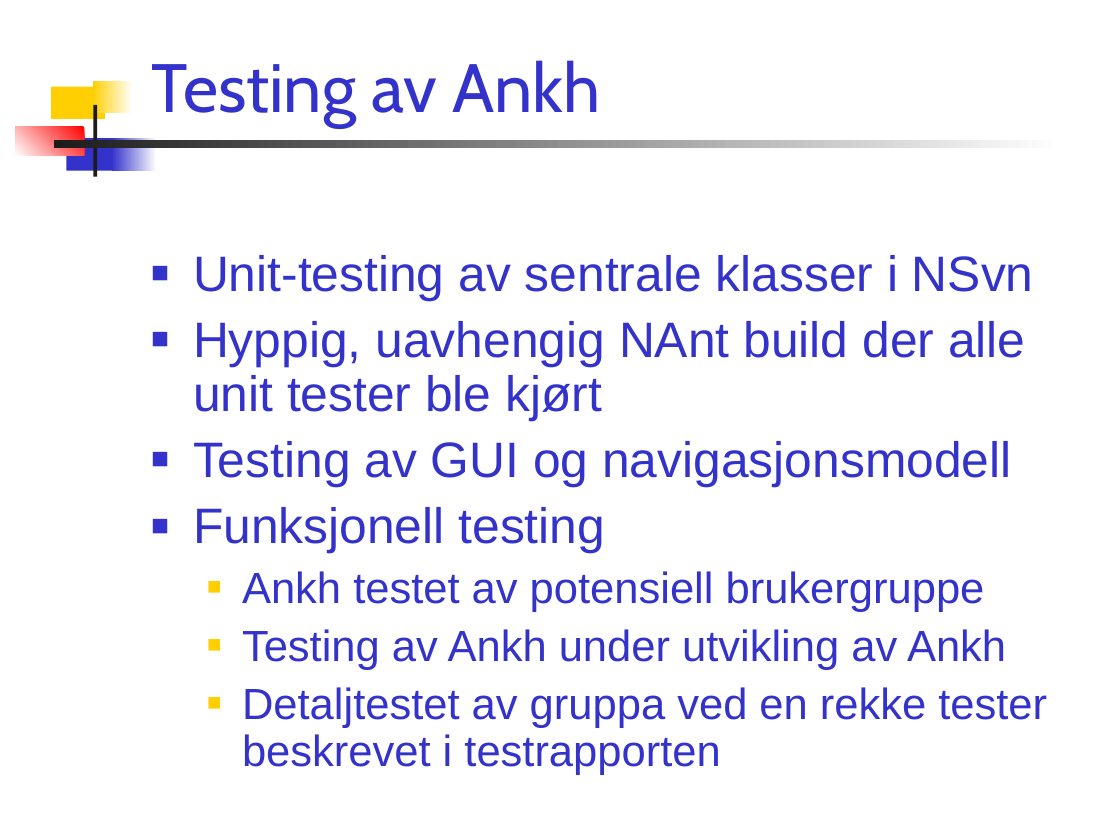
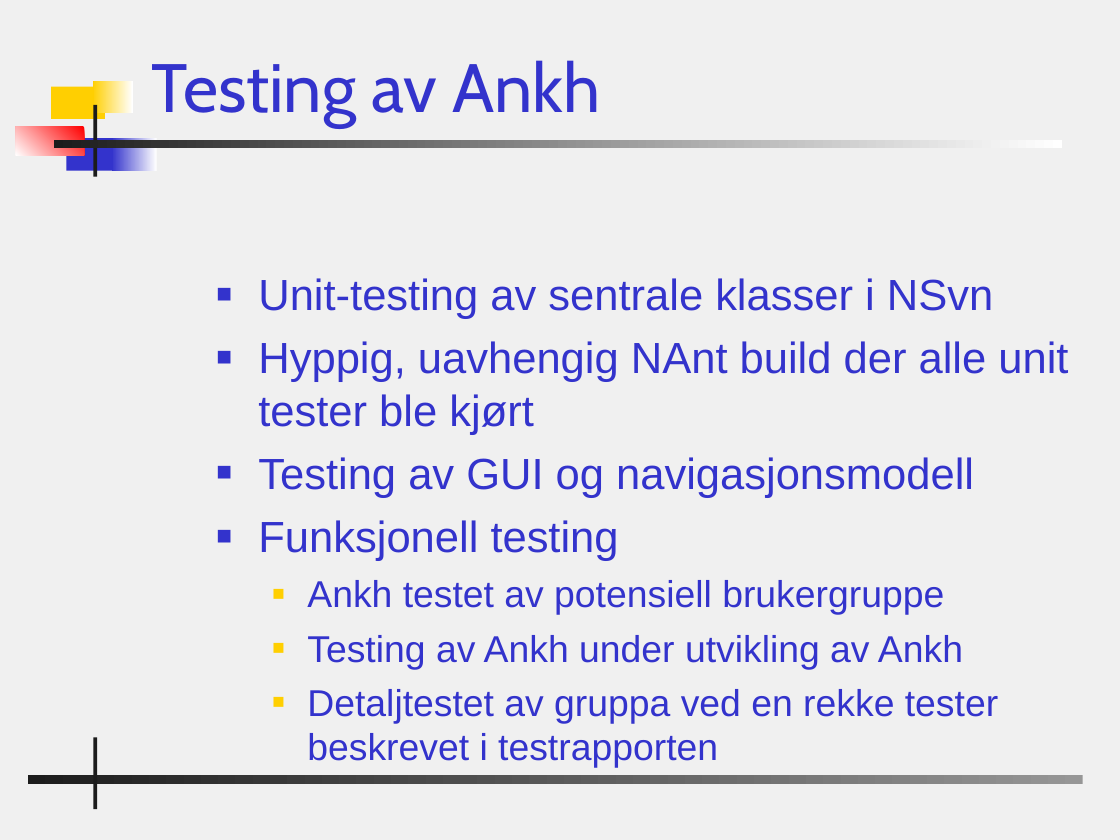
Before and after one commit to PhilJollans/AnkhSVN2019, a slide deck: slide 15 of doc/powerpoint/Subversion_addin_for_VS.NET.ppt. Drawn at 1120x840 pixels with LibreOffice and Linux fonts; fonts in the diff are those of the drawing; background and template pictures are left out. Boxes give left, top, right and bottom in pixels: in the first picture for what was removed or moved away, otherwise in the second. Text is boxed around its words. In the diff, an @@ line names an element or a change of style, - is before the commit and + after.

Commit message:
Changed bg and some text.

```diff
--- a/doc/powerpoint/Subversion_addin_for_VS.NET.ppt
+++ b/doc/powerpoint/Subversion_addin_for_VS.NET.ppt
@@ background #FFFFFF to #F0F0F0 @@
@@ text "Unit-testing av sentrale klasser i ...": place and size @@
-text "Unit-testing av sentrale klasser i ..." at [193, 255, 1047, 775]
+text "Unit-testing av sentrale klasser i ..." at [258, 278, 1068, 768]
@@ text "Unit-testing av sentrale klasser i ..." at [258, 278, 1068, 768]: size 32 to 28 pt in "Unit-testing av sentrale klasser i NSvn", "Hyppig, uavhengig NAnt build der alle unit ...", "Testing av GUI og navigasjonsmodell", "Funksjonell testing"; size 28 to 24 pt in "Ankh testet av potensiell brukergruppe", "Testing av Ankh under utvikling av Ankh", "Detaljtestet av gruppa ved en rekke tester ..."; line spacing 0.9 to 1; less space between paragraphs @@
@@ rectangle added at [93, 737, 96, 809], fill #1C1C1C @@
@@ rectangle added at [28, 775, 1083, 784], fill gradient #969696 to #1C1C1C @@
```
Also in this commit, not shown: 21 other slides changed, 2 slides added, 1 slide removed.
